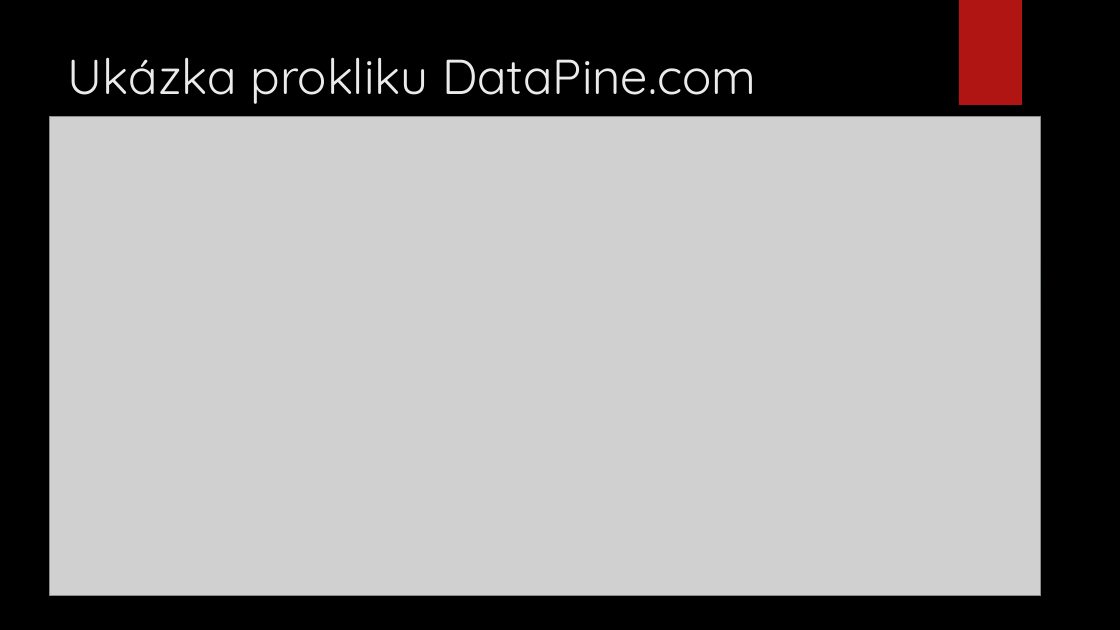
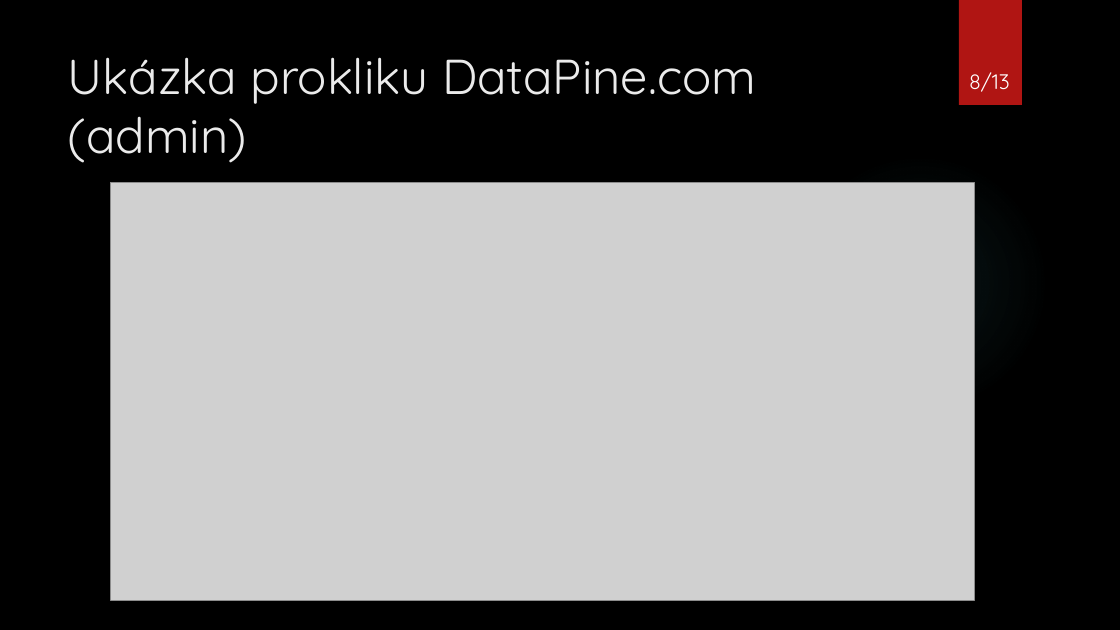
Before and after one commit to topiker/skola, a slide deck: slide 8 of DMB2/Webové dashboard technologie.pptx. Drawn at 1120x630 pixels with LibreOffice and Linux fonts; fonts in the diff are those of the drawing; grey boxes stand for pictures; background and template pictures are left out. Boxes give left, top, right and bottom in pixels: in the first picture for what was removed or moved away, otherwise in the second. Text is boxed around its words. In the diff, an @@ line names an element or a change of style, - is before the commit and + after.

```diff
--- a/DMB2/Webové dashboard technologie.pptx
+++ b/DMB2/Webové dashboard technologie.pptx
@@ title at (68,57,756,163): text changed @@
-Ukázka prokliku DataPine.com
+Ukázka prokliku DataPine.com (admin)
@@ page number added at (969,72,1010,92), 18 pt, text #FFFFFF @@
+8/13
@@ picture: place and size @@
-picture at (50,117,1040,596)
+picture at (110,182,975,600)
```
Also in this commit, not shown: 11 other slides changed, 1 slide added, 5 other files.
